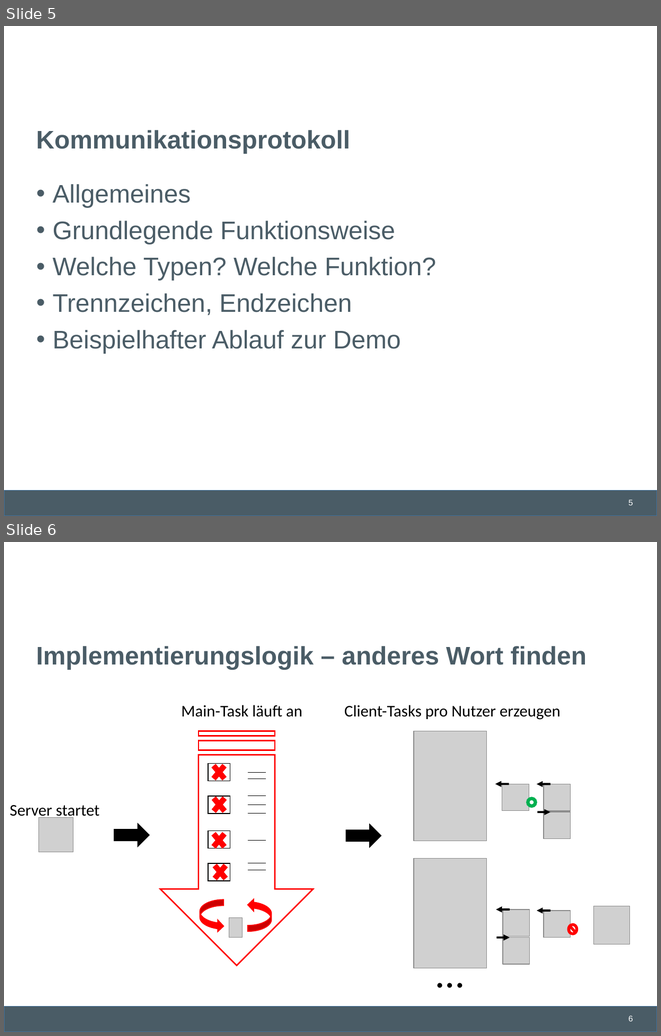
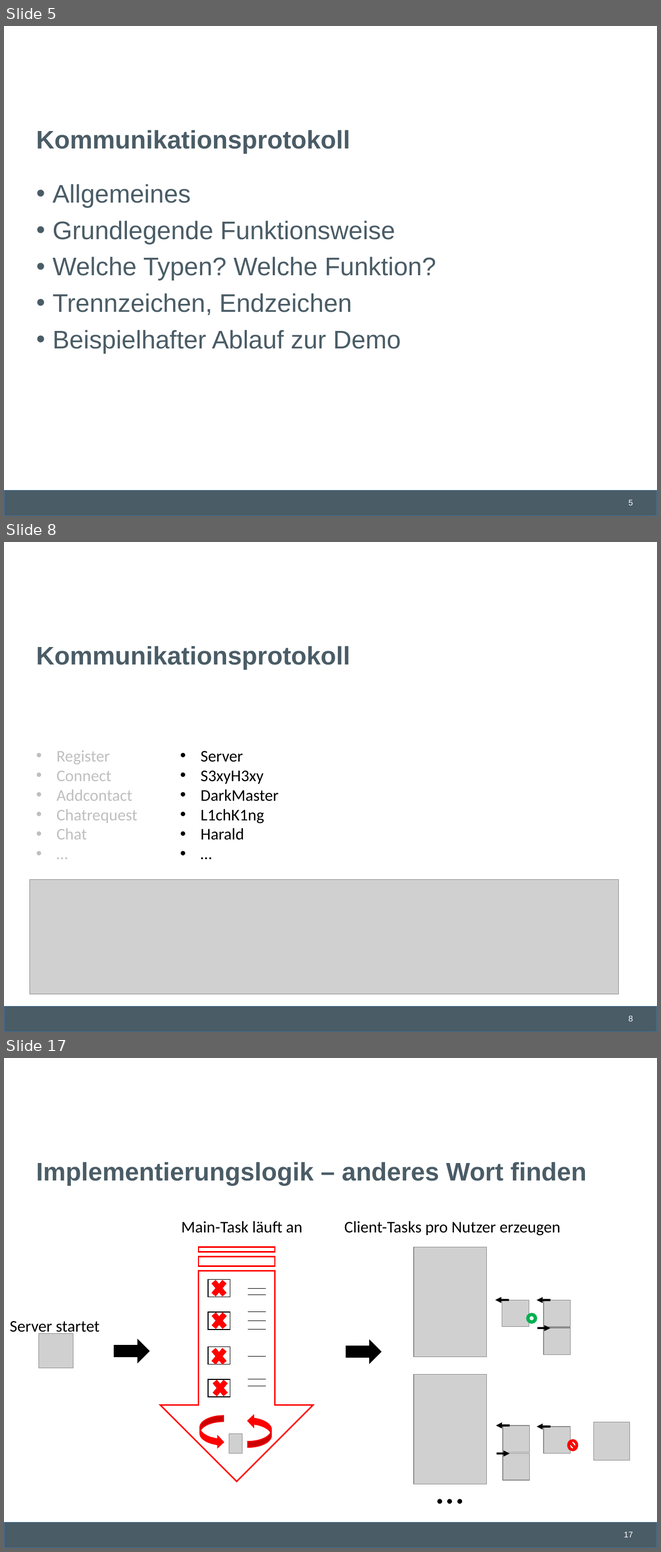
Before and after one commit to lschmischke/ADAChat, a slide deck: documentation/Ada Chat.pptx. Shown one above the other, each under a label of ours: slides 5 and 6 before the commit, slides 5, 8 and 17 after it; the slides between them are not shown. The pictures are 661x1036 and 661x1552 pixels, drawn with LibreOffice and Linux fonts; fonts in the diff are those of the drawing; grey boxes stand for pictures; background and template pictures are left out. Boxes give left, top, right and bottom in pixels: in the first picture for what was removed or moved away, otherwise in the second. Text is boxed around its words. In the diff, an @@ line names an element or a change of style, - is before the commit and + after.

Commit message:
Bilder und Notizen für Kommunikationsprotokoll eingefügt

```diff
--- a/documentation/Ada Chat.pptx
+++ b/documentation/Ada Chat.pptx
@@ slide 8 added at (x1=4, y1=542, x2=657, y2=1032), background #FFFFFF; not listed: 2 template elements that a slide beside it also shows @@
@@ title added at (x1=36, y1=646, x2=351, y2=669), 28 pt, text #4A5C66, bold @@
+Kommunikationsprotokoll
@@ text added at (x1=56, y1=750, x2=138, y2=839), 18 pt, text #BFBFBF @@
+• Register
+• Connect
+• Addcontact
+• Chatrequest
+• Chat
+• …
@@ text added at (x1=201, y1=751, x2=279, y2=840), 18 pt, text #000000 @@
+• Server
+• S3xyH3xy
+• DarkMaster
+• L1chK1ng
+• Harald
+• …
@@ picture added at (x1=29, y1=880, x2=618, y2=995) @@
@@ what was slide 6 is now slide 17 @@
@@ page number at (x1=624, y1=1531, x2=633, y2=1537): text changed @@
-6
+17
```
Also in this commit, not shown: 10 other slides added.
